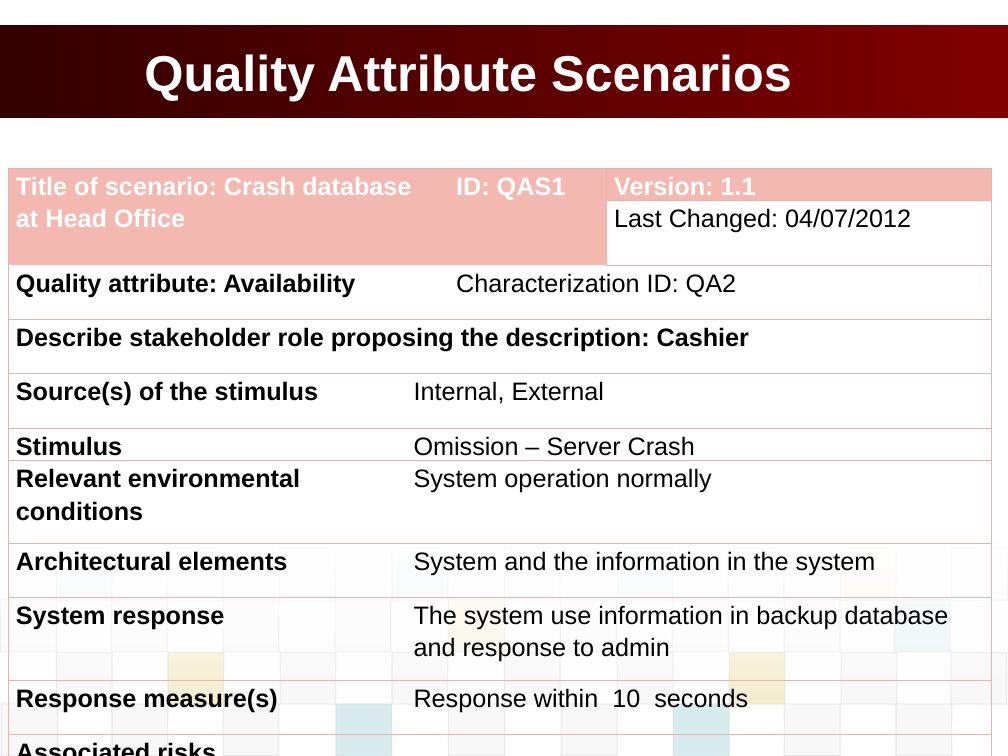
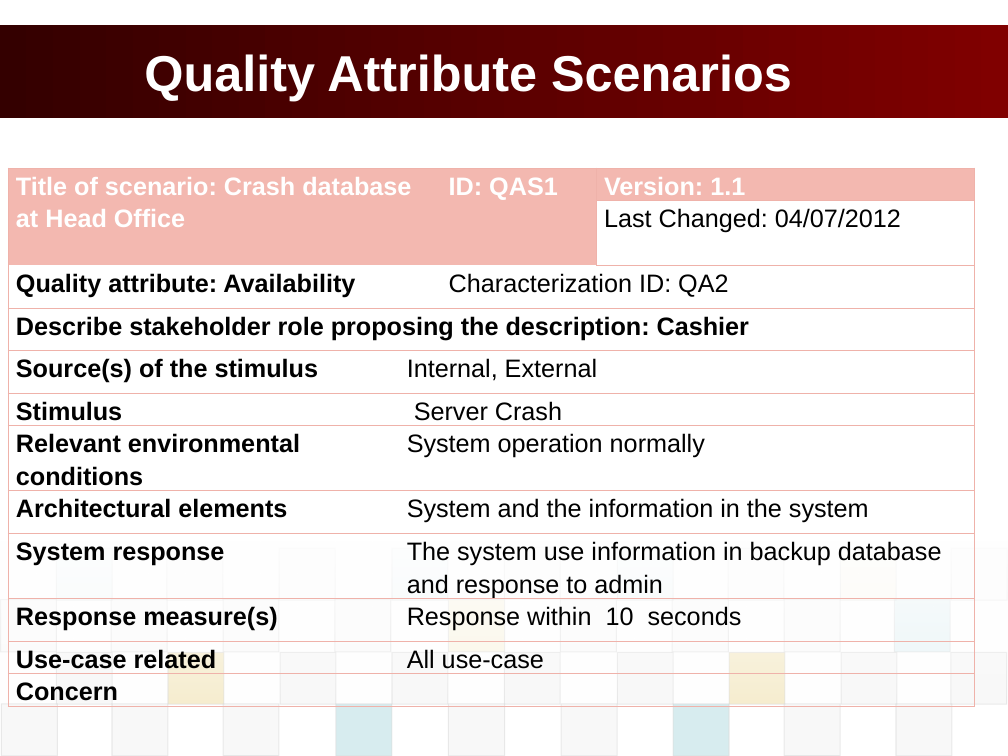
Before and after one commit to vucongthuc/hit-team-2012, a slide deck: slide 17 of Architect and Design/Final Project/K15T2_Team2_FinalProject/POS_Presentation/POS_PresentationSlide.pptx. Drawn at 1008x756 pixels with LibreOffice and Linux fonts; fonts in the diff are those of the drawing; background and template pictures are left out. Boxes give left, top, right and bottom in pixels: in the first picture for what was removed or moved away, otherwise in the second. Text is boxed around its words. In the diff, an @@ line names an element or a change of style, - is before the commit and + after.

```diff
--- a/Architect and Design/Final Project/K15T2_Team2_FinalProject/POS_Presentation/POS_PresentationSlide.pptx
+++ b/Architect and Design/Final Project/K15T2_Team2_FinalProject/POS_Presentation/POS_PresentationSlide.pptx
@@ table at box(8, 168, 975, 705) @@
-row 6, column 2: Omission – Server Crash
+row 6, column 2: Server Crash
-row 11: Associated risks |  |  | 
+row 11: Use-case related | All use-case |  | 
+row 12: Concern |  |  | 
@@ table: place and size @@
-table at box(8, 168, 990, 756)
+table at box(8, 168, 975, 705)
```
Also in this commit, not shown: 11 other slides changed, 1 slide removed, 1 other file.
